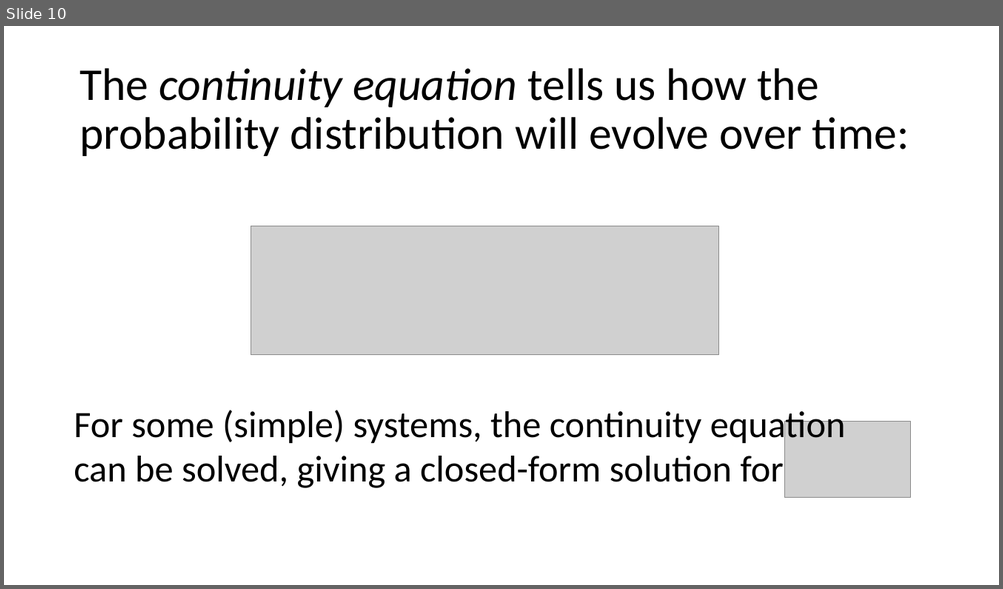
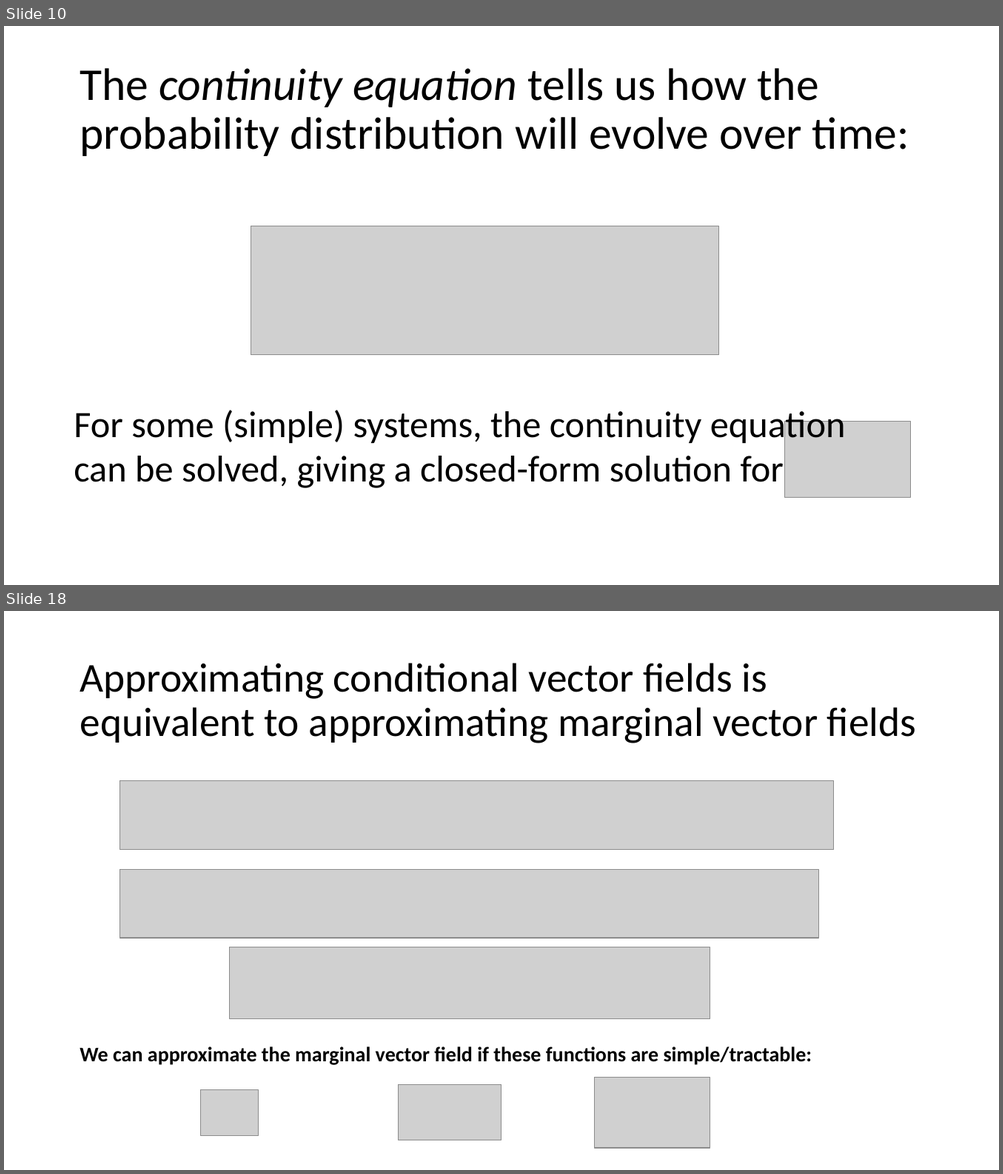
Before and after one commit to Dunni3/flowmatch_from_scratch, a slide deck: group_meeting_presentation.pptx. Shown one above the other, each under a label of ours: slide 10 before the commit, slides 10 and 18 after it; the slides between them are not shown. The pictures are 1003x589 and 1003x1174 pixels, drawn with LibreOffice and Linux fonts; fonts in the diff are those of the drawing; grey boxes stand for pictures. Boxes give left, top, right and bottom in pixels: in the first picture for what was removed or moved away, otherwise in the second. Text is boxed around its words. In the diff, an @@ line names an element or a change of style, - is before the commit and + after.

```diff
--- a/group_meeting_presentation.pptx
+++ b/group_meeting_presentation.pptx
@@ slide 18 added at (4,611,999,1170), background #FFFFFF @@
@@ title added at (79,663,916,743), 39.6 pt, text #000000 @@
+Approximating conditional vector fields is equivalent to approximating marginal vector fields
@@ picture added at (120,781,834,850) @@
@@ picture added at (120,869,819,938) @@
@@ picture added at (229,948,709,1019) @@
@@ text added at (79,1047,812,1065), 20 pt, text #000000, bold @@
+We can approximate the marginal vector field if these functions are simple/tractable:
@@ picture added at (200,1090,258,1136) @@
@@ picture added at (398,1085,502,1141) @@
@@ picture added at (595,1078,709,1148) @@
```
Also in this commit, not shown: 2 slides changed, 10 other slides added, 1 other file.
